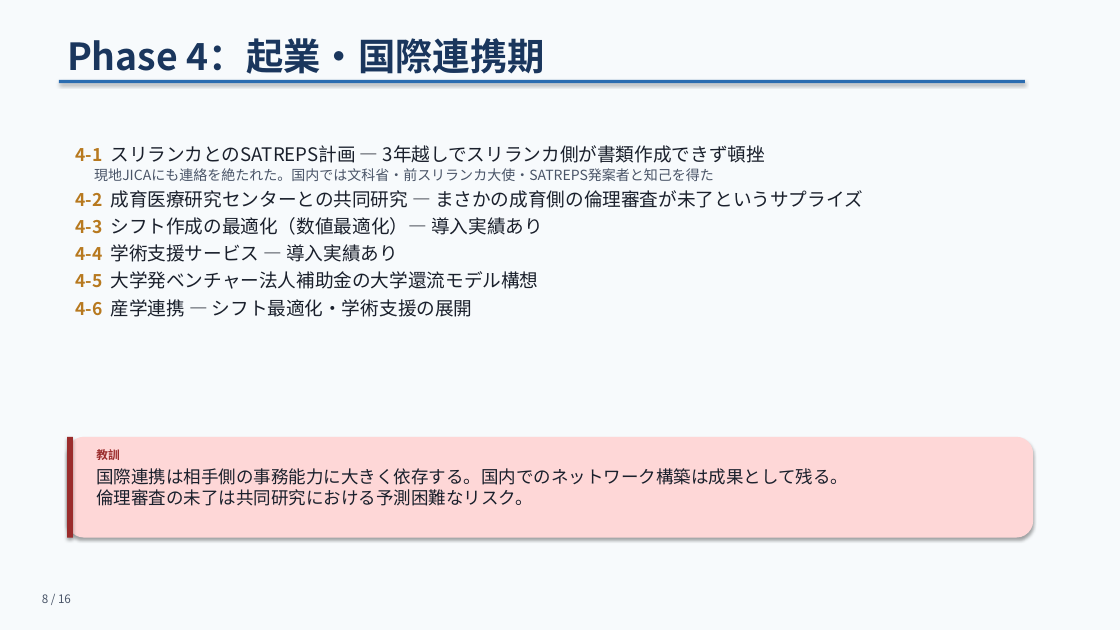
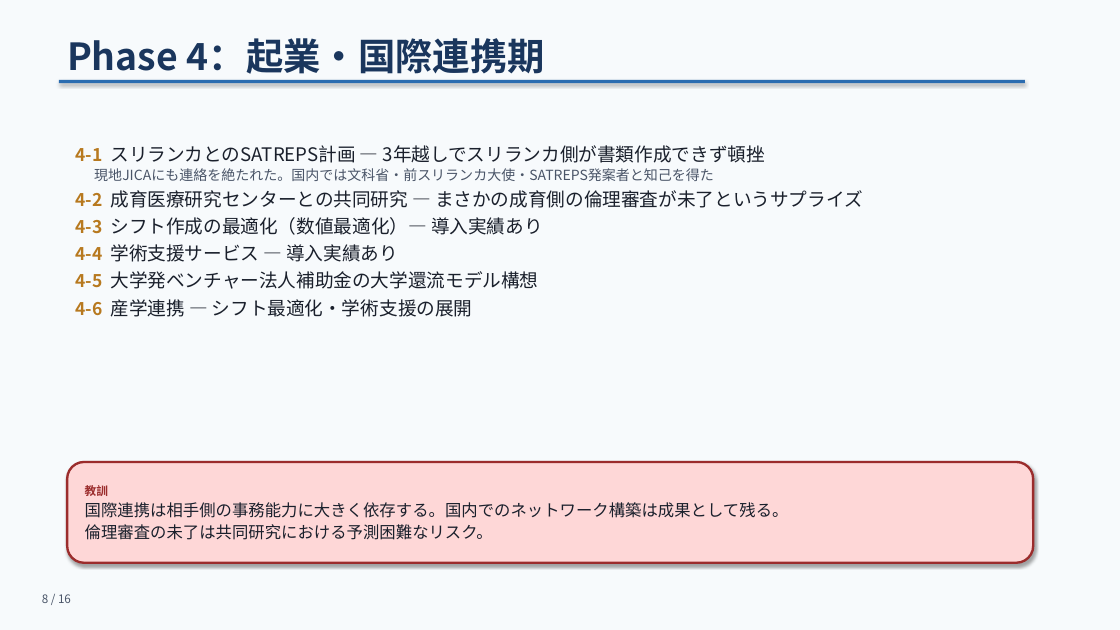
Before and after one commit to bougtoir/heat-accidents-mortality, a slide deck: slide 8 of meeting-slides/meeting_slides.pptx. Drawn at 1120x630 pixels with LibreOffice and Linux fonts; fonts in the diff are those of the drawing. Boxes give left, top, right and bottom in pixels: in the first picture for what was removed or moved away, otherwise in the second. Text is boxed around its words. In the diff, an @@ line names an element or a change of style, - is before the commit and + after.

```diff
--- a/meeting-slides/meeting_slides.pptx
+++ b/meeting-slides/meeting_slides.pptx
@@ rounded rectangle removed at box(67, 437, 1033, 538) @@
@@ rectangle removed at box(67, 437, 73, 538) @@
@@ text removed at box(96, 447, 119, 463) @@
-教訓
@@ rounded rectangle "教訓": place and size @@
-rounded rectangle "教訓" at box(96, 468, 848, 506)
+rounded rectangle "教訓" at box(67, 462, 1033, 563)
@@ rounded rectangle "教訓" at box(67, 462, 1033, 563): vertical alignment top to middle; fill none to #FED7D7; outline none to #9B2C2C 2 pt; shadow on @@
@@ text in rounded rectangle at box(85, 483, 108, 499): paragraph added @@
+教訓
@@ text in rounded rectangle at box(85, 502, 789, 540): size 15 to 14 pt; more space between paragraphs @@
```
Also in this commit, not shown: 10 other slides changed, 1 other file.
